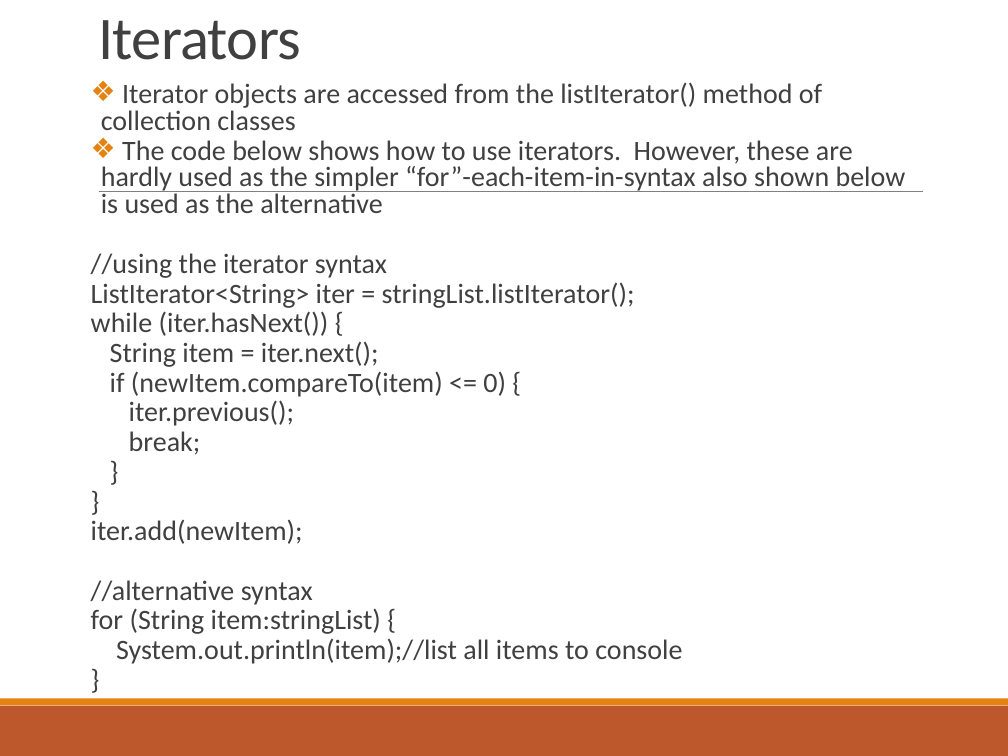
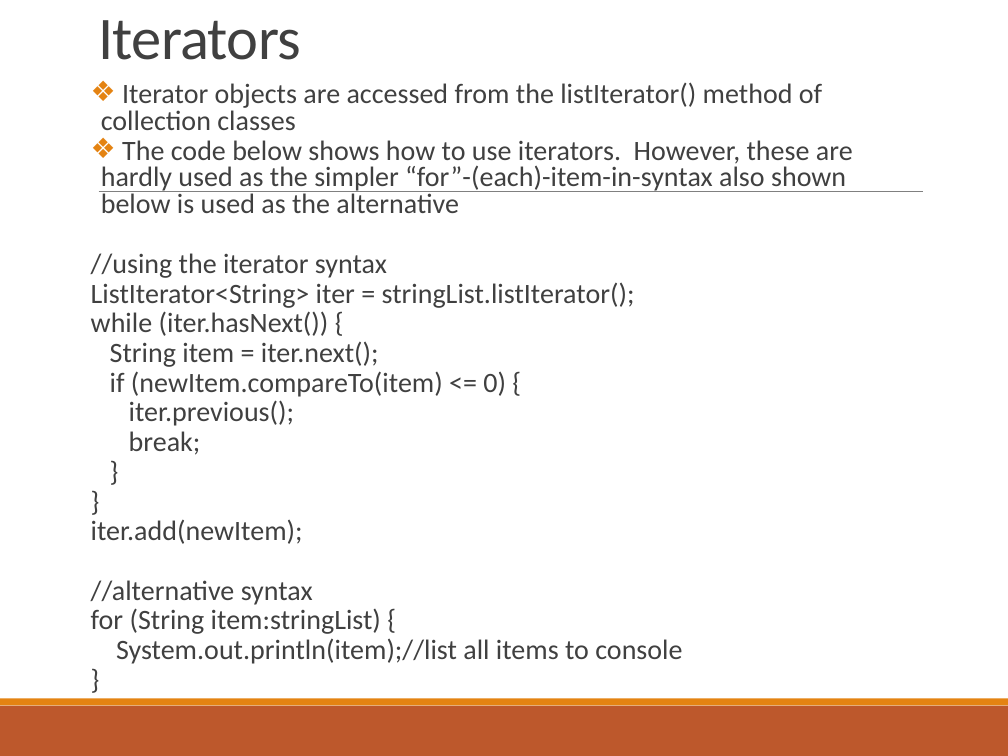
Before and after one commit to deeperj/dillinger, a slide deck: slide 8 of thesis/ukapp2/wqu_isc/sofware_design/Javabc05.pptx. Drawn at 1008x756 pixels with LibreOffice and Linux fonts; fonts in the diff are those of the drawing. Boxes give left, top, right and bottom in pixels: in the first picture for what was removed or moved away, otherwise in the second. Text is boxed around its words. In the diff, an @@ line names an element or a change of style, - is before the commit and + after.

```diff
--- a/thesis/ukapp2/wqu_isc/sofware_design/Javabc05.pptx
+++ b/thesis/ukapp2/wqu_isc/sofware_design/Javabc05.pptx
@@ text at (101,140,853,213): text changed @@
-❖ The code below shows how to use iterators. However, these are hardly used as the simpler “for”-each-item-in-syntax also shown below is used as the alternative
+❖ The code below shows how to use iterators. However, these are hardly used as the simpler “for”-(each)-item-in-syntax also shown below is used as the alternative
```
Also in this commit, not shown: 9 other slides changed, 5 other files.
